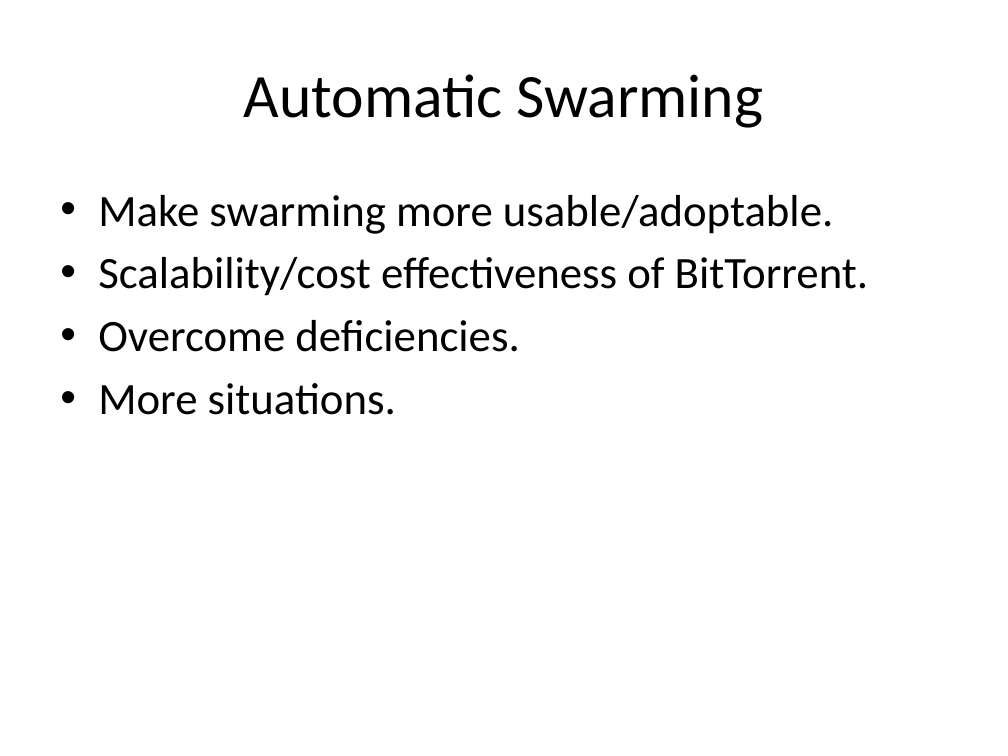
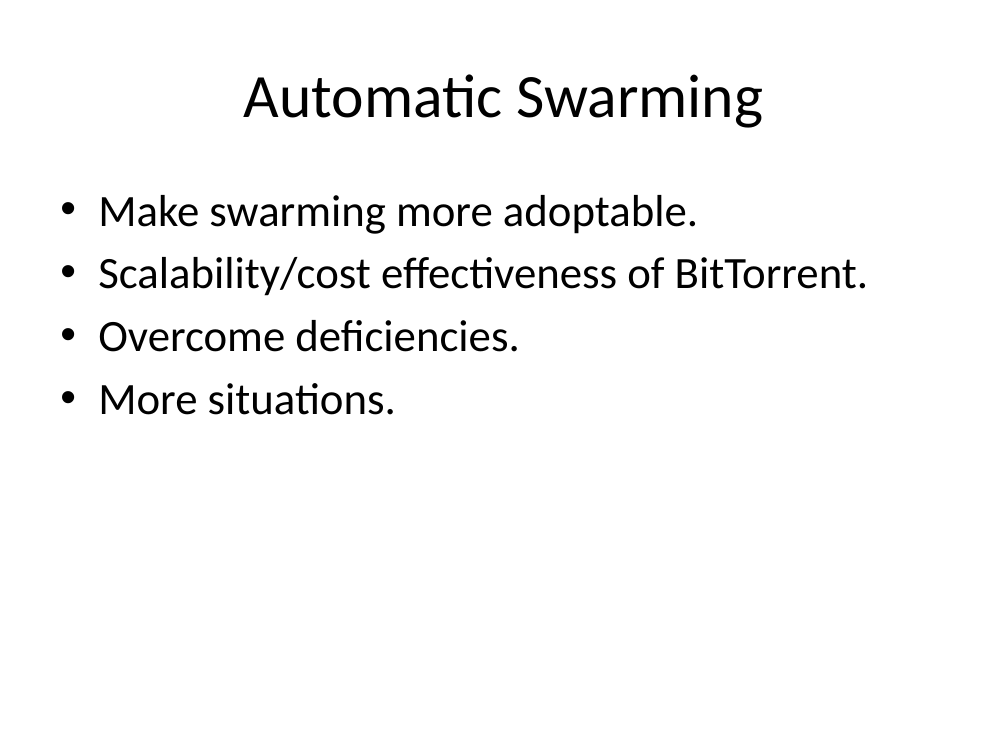
Before and after one commit to rdp/p2pwebclient, a slide deck: slide 13 of thesis_presentation/How to Make the Internet Faster.pptx. Drawn at 1008x756 pixels with LibreOffice and Linux fonts; fonts in the diff are those of the drawing. Boxes give left, top, right and bottom in pixels: in the first picture for what was removed or moved away, otherwise in the second. Text is boxed around its words. In the diff, an @@ line names an element or a change of style, - is before the commit and + after.

```diff
--- a/thesis_presentation/How to Make the Internet Faster.pptx
+++ b/thesis_presentation/How to Make the Internet Faster.pptx
@@ text at [98, 195, 698, 234]: text changed @@
-• Make swarming more usable/adoptable.
+• Make swarming more adoptable.
```
Also in this commit, not shown: 3 other slides changed, 3 slides added, 1 other file.
